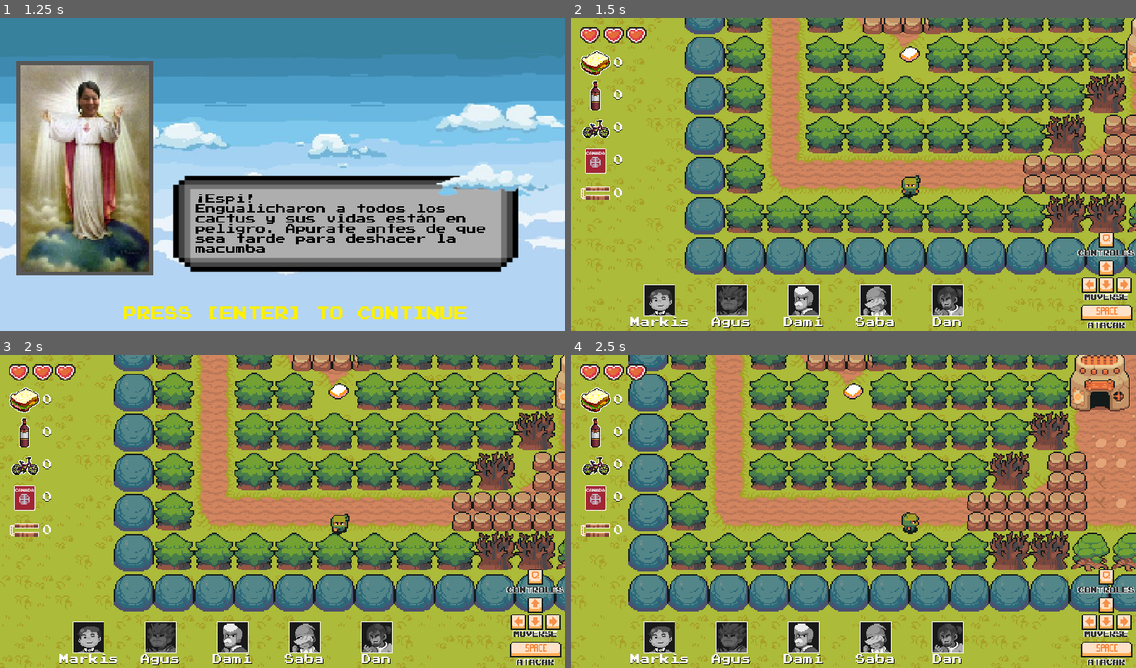
Above: before the commit, frames 1-4 (two rows, left to right).
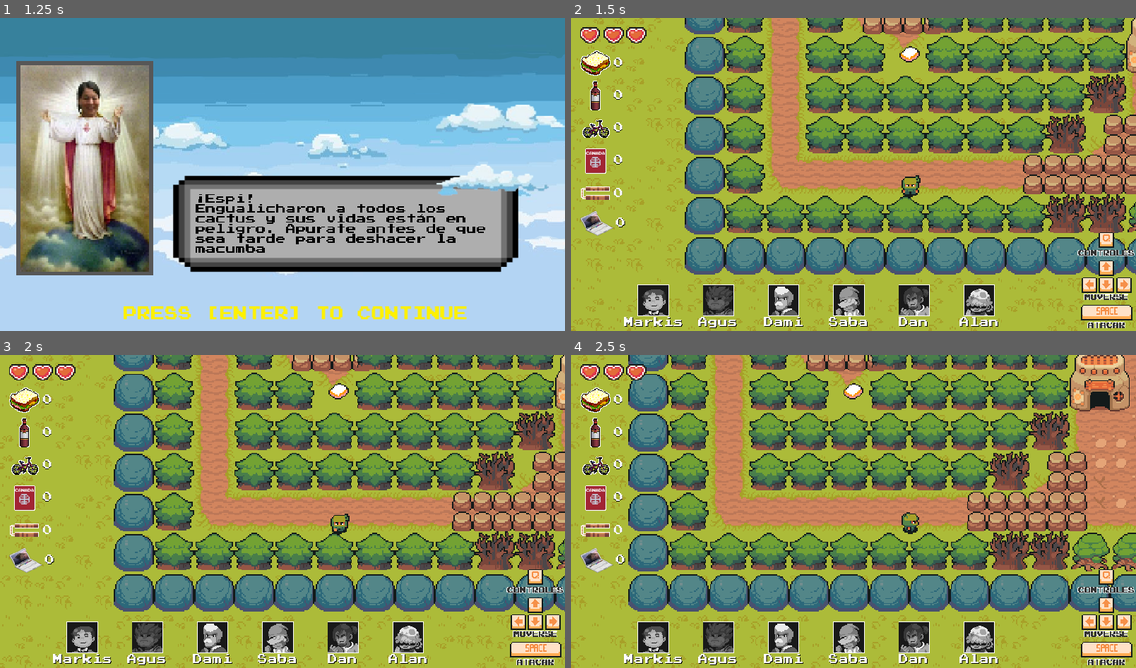
Above: after the commit, the same moments.

Repository: 12-cactus/espi-and-the-rescue-crusade
Game: Godot game, scene res://Main.tscn
The game is run twice, just before and just after one commit, with the same random seed, the same clock (stepped at 60 frames per second) and the same inputs.
Inputs:
- Up to frame 1 (1.25 s): tap Enter (start) at 0.5 s; hold Right (right) from 0.53 s (still down); tap Space (fire) at 0.6 s
- Up to frame 2 (1.5 s): tap Enter (start) at 1.25 s; release Right (right) at 1.28 s; hold Down (down) from 1.28 s (still down); tap Q (next_dialog) at 1.35 s
- Up to frame 3 (2 s): keep holding Down (down)
- Up to frame 4 (2.5 s): release Down (down) at 2.03 s; hold Right (right) from 2.03 s (still down); tap Enter (start) at 2.1 s

Frame 1 is identical in both runs. In frame 2, 6.0% of the frame differs, in the area x 1-76%, y 61-100%; in frame 3, 6.0%; in frame 4, 6.0%.

Commit message:
Se agrega a Alan - e2e

Diff:
--- a/GUI.gd
+++ b/GUI.gd
@@ -17,13 +17,16 @@
 	"Bike",
 	"Passport",
 	"Nunchaku",
+	"Mac"
 ]
+
 var cactus_to_save: Dictionary = {
 	"Markis": false,
 	"Agus": false,
 	"Dami": false,
 	"Saba": false,
 	"Dan": false,
+	"Alan": false
 }
 
 func _ready():
--- a/Main.gd
+++ b/Main.gd
@@ -10,6 +10,8 @@
 onready var Dami: CactusDefeatedStateMachine = $World/Cactus/Dami/DamiBody/StateMachine
 onready var Saba: CactusDefeatedStateMachine = $World/Cactus/Saba/SabaBody/StateMachine
 onready var Dan: CactusDefeatedStateMachine = $World/Cactus/Dan/DanBody/StateMachine
+onready var Alan: CactusDefeatedStateMachine = $World/Cactus/Alan/AlanBody/StateMachine
+
 
 onready var IntroMusic = load("res://assets/sound/Intro.ogg")
 onready var StoryMusic = load("res://assets/sound/StoryTelling.ogg")
@@ -21,7 +23,7 @@
 	Espi.connect("hit", GUI, "on_player_hit")
 	Espi.connect("item_collected", GUI, "on_item_collected")
 
-	for cactus in [Markis, Agus, Dami, Saba, Dan]:
+	for cactus in [Markis, Agus, Dami, Saba, Dan, Alan]:
 		cactus.connect("show_dialog", GUI, "on_show_dialog")
 		cactus.connect("leave_dialog", GUI, "on_leave_dialog")
 		cactus.connect("saved_cactus", GUI, "on_cactus_saved")
--- a/Main.tscn
+++ b/Main.tscn
@@ -25,7 +25,9 @@
 [ext_resource path="res://assets/GUI/Items/passport.png" type="Texture" id=23]
 [ext_resource path="res://assets/Actors/Dan/FacesetGrey.png" type="Texture" id=24]
 [ext_resource path="res://assets/GUI/Items/nunchaku.png" type="Texture" id=25]
+[ext_resource path="res://assets/GUI/mac.png" type="Texture" id=26]
 [ext_resource path="res://assets/Actors/Markis/FacesetGrey.png" type="Texture" id=27]
+[ext_resource path="res://assets/Actors/Alan/Faceset2.png" type="Texture" id=28]
 
 [node name="Main" type="Node"]
 script = ExtResource( 5 )
@@ -92,27 +94,33 @@
 }
 
 [node name="Sandwich" parent="GUI/ItemsToCollect" instance=ExtResource( 15 )]
+margin_bottom = 40.0
 texture = ExtResource( 17 )
 
 [node name="Wine" parent="GUI/ItemsToCollect" instance=ExtResource( 15 )]
-margin_top = 52.0
-margin_bottom = 100.0
+margin_top = 44.0
+margin_bottom = 84.0
 texture = ExtResource( 18 )
 
 [node name="Bike" parent="GUI/ItemsToCollect" instance=ExtResource( 15 )]
-margin_top = 104.0
-margin_bottom = 152.0
+margin_top = 88.0
+margin_bottom = 128.0
 texture = ExtResource( 22 )
 
 [node name="Passport" parent="GUI/ItemsToCollect" instance=ExtResource( 15 )]
-margin_top = 156.0
-margin_bottom = 204.0
+margin_top = 132.0
+margin_bottom = 172.0
 texture = ExtResource( 23 )
 
 [node name="Nunchaku" parent="GUI/ItemsToCollect" instance=ExtResource( 15 )]
-margin_top = 208.0
-margin_bottom = 256.0
+margin_top = 176.0
+margin_bottom = 216.0
 texture = ExtResource( 25 )
+
+[node name="Mac" parent="GUI/ItemsToCollect" instance=ExtResource( 15 )]
+margin_top = 220.0
+margin_bottom = 260.0
+texture = ExtResource( 26 )
 
 [node name="CactusToSave" type="HBoxContainer" parent="GUI"]
 margin_left = 80.0
@@ -125,32 +133,40 @@
 }
 
 [node name="Markis" parent="GUI/CactusToSave" instance=ExtResource( 16 )]
+margin_left = 0.0
+margin_right = 100.0
 Face = ExtResource( 27 )
 Name = "Markis"
 
 [node name="Agus" parent="GUI/CactusToSave" instance=ExtResource( 16 )]
-margin_left = 125.0
-margin_right = 225.0
+margin_left = 104.0
+margin_right = 204.0
 Face = ExtResource( 14 )
 Name = "Agus"
 
 [node name="Dami" parent="GUI/CactusToSave" instance=ExtResource( 16 )]
-margin_left = 240.0
-margin_right = 340.0
+margin_left = 208.0
+margin_right = 308.0
 Face = ExtResource( 20 )
 Name = "Dami"
 
 [node name="Saba" parent="GUI/CactusToSave" instance=ExtResource( 16 )]
-margin_left = 355.0
-margin_right = 455.0
+margin_left = 312.0
+margin_right = 412.0
 Face = ExtResource( 21 )
 Name = "Saba"
 
 [node name="Dan" parent="GUI/CactusToSave" instance=ExtResource( 16 )]
-margin_left = 470.0
-margin_right = 570.0
+margin_left = 416.0
+margin_right = 516.0
 Face = ExtResource( 24 )
 Name = "Dan"
+
+[node name="Alan" parent="GUI/CactusToSave" instance=ExtResource( 16 )]
+margin_left = 520.0
+margin_right = 620.0
+Face = ExtResource( 28 )
+Name = "Alan"
 
 [node name="World" parent="." instance=ExtResource( 1 )]
 position = Vector2( -541.849, -347.649 )
--- /dev/null
+++ b/entities/Alan.gd
@@ -0,0 +1,28 @@
+extends Node2D
+
+onready var body: KinematicBody2D = $AlanBody
+
+export (Texture) var faceset = null
+
+var amount_needed: int = 1
+var item_needed: String = "Mac"
+
+var DialogDying = [
+	"¡Espi AYUDAMEEEE!\n\n   (Q to continue ...)",
+	"¡necesito que encuentres mi MAC!"
+]
+var DialogVisited = [
+	"Espiiiii apurateee TENGO QUE CODEAR CHETO EN MI MAC",
+	"Arrrgh...#!#"
+]
+var DialogRescued = ["Gracias Espi, ¡Me salvaste!"]
+
+func _ready():
+	body.initialize(
+		faceset,
+		item_needed,
+		amount_needed
+	)
+	body.State.DialogDying = DialogDying
+	body.State.DialogVisited = DialogVisited
+	body.State.DialogRescued = DialogRescued
--- a/entities/ItemCount.tscn
+++ b/entities/ItemCount.tscn
@@ -1,7 +1,7 @@
 [gd_scene load_steps=4 format=2]
 
 [ext_resource path="res://assets/Font/PressStart2P.tres" type="DynamicFont" id=1]
-[ext_resource path="res://assets/GUI/Items/Sandwich.png" type="Texture" id=2]
+[ext_resource path="res://assets/GUI/mac.png" type="Texture" id=2]
 [ext_resource path="res://entities/ItemCount.gd" type="Script" id=3]
 
 [node name="ItemCount" type="HBoxContainer"]
@@ -13,15 +13,15 @@
 }
 
 [node name="Item" type="TextureRect" parent="."]
-margin_right = 48.0
+margin_right = 52.0
 margin_bottom = 48.0
 texture = ExtResource( 2 )
 stretch_mode = 3
 
 [node name="Label" type="Label" parent="."]
-margin_left = 52.0
+margin_left = 56.0
 margin_top = 16.0
-margin_right = 68.0
+margin_right = 72.0
 margin_bottom = 32.0
 custom_fonts/font = ExtResource( 1 )
 custom_colors/font_color = Color( 1, 1, 1, 1 )
--- a/entities/World.tscn
+++ b/entities/World.tscn
@@ -18,7 +18,7 @@
 [ext_resource path="res://entities/Dami.gd" type="Script" id=16]
 [ext_resource path="res://entities/World/Bike.tscn" type="PackedScene" id=17]
 [ext_resource path="res://entities/World/Passport.tscn" type="PackedScene" id=18]
-[ext_resource path="res://assets/Actors/Dan/SpriteSheet.png" type="Texture" id=19]
+[ext_resource path="res://assets/Actors/Alan/SpriteSheet.png" type="Texture" id=19]
 [ext_resource path="res://entities/Dan.gd" type="Script" id=20]
 [ext_resource path="res://entities/World/Nunchaku.tscn" type="PackedScene" id=21]
 [ext_resource path="res://assets/Actors/Agus/Faceset.png" type="Texture" id=22]
@@ -26,6 +26,10 @@
 [ext_resource path="res://assets/Actors/Dami/Faceset.png" type="Texture" id=24]
 [ext_resource path="res://assets/Actors/Saba/Faceset.png" type="Texture" id=25]
 [ext_resource path="res://assets/Actors/Dan/Faceset.png" type="Texture" id=26]
+[ext_resource path="res://entities/Alan.gd" type="Script" id=27]
+[ext_resource path="res://entities/World/Mac.tscn" type="PackedScene" id=28]
+[ext_resource path="res://assets/Actors/Alan/Faceset.png" type="Texture" id=29]
+[ext_resource path="res://assets/Actors/Dan/SpriteSheet.png" type="Texture" id=30]
 
 [sub_resource type="AtlasTexture" id=1]
 atlas = ExtResource( 8 )
@@ -143,30 +147,59 @@
 "speed": 5.0
 } ]
 
-[sub_resource type="AtlasTexture" id=21]
+[sub_resource type="AtlasTexture" id=62]
+atlas = ExtResource( 30 )
+region = Rect2( 0, 0, 16, 16 )
+
+[sub_resource type="AtlasTexture" id=59]
+atlas = ExtResource( 30 )
+region = Rect2( 0, 64, 16, 16 )
+
+[sub_resource type="AtlasTexture" id=60]
+atlas = ExtResource( 30 )
+region = Rect2( 32, 64, 16, 16 )
+
+[sub_resource type="AtlasTexture" id=61]
+atlas = ExtResource( 30 )
+region = Rect2( 48, 64, 16, 16 )
+
+[sub_resource type="SpriteFrames" id=25]
+animations = [ {
+"frames": [ SubResource( 62 ) ],
+"loop": true,
+"name": "idle",
+"speed": 5.0
+}, {
+"frames": [ SubResource( 59 ), SubResource( 60 ), SubResource( 61 ) ],
+"loop": true,
+"name": "dancing",
+"speed": 5.0
+} ]
+
+[sub_resource type="AtlasTexture" id=64]
 atlas = ExtResource( 19 )
 region = Rect2( 0, 0, 16, 16 )
 
-[sub_resource type="AtlasTexture" id=22]
+[sub_resource type="AtlasTexture" id=65]
 atlas = ExtResource( 19 )
 region = Rect2( 0, 64, 16, 16 )
 
-[sub_resource type="AtlasTexture" id=23]
+[sub_resource type="AtlasTexture" id=66]
 atlas = ExtResource( 19 )
 region = Rect2( 32, 64, 16, 16 )
 
-[sub_resource type="AtlasTexture" id=24]
+[sub_resource type="AtlasTexture" id=67]
 atlas = ExtResource( 19 )
 region = Rect2( 48, 64, 16, 16 )
 
-[sub_resource type="SpriteFrames" id=25]
-animations = [ {
-"frames": [ SubResource( 21 ) ],
+[sub_resource type="SpriteFrames" id=63]
+animations = [ {
+"frames": [ SubResource( 64 ) ],
 "loop": true,
 "name": "idle",
 "speed": 5.0
 }, {
-"frames": [ SubResource( 22 ), SubResource( 23 ), SubResource( 24 ) ],
+"frames": [ SubResource( 65 ), SubResource( 66 ), SubResource( 67 ) ],
 "loop": true,
 "name": "dancing",
 "speed": 5.0
@@ -214,92 +247,92 @@
 
 [sub_resource type="AtlasTexture" id=36]
 atlas = ExtResource( 13 )
+region = Rect2( 48, 0, 16, 16 )
+
+[sub_resource type="AtlasTexture" id=37]
+atlas = ExtResource( 13 )
+region = Rect2( 48, 16, 16, 16 )
+
+[sub_resource type="AtlasTexture" id=38]
+atlas = ExtResource( 13 )
+region = Rect2( 48, 32, 16, 16 )
+
+[sub_resource type="AtlasTexture" id=39]
+atlas = ExtResource( 13 )
+region = Rect2( 48, 48, 16, 16 )
+
+[sub_resource type="AtlasTexture" id=40]
+atlas = ExtResource( 13 )
 region = Rect2( 16, 0, 16, 16 )
 
-[sub_resource type="AtlasTexture" id=37]
-atlas = ExtResource( 13 )
-region = Rect2( 0, 0, 16, 16 )
-
-[sub_resource type="AtlasTexture" id=38]
-atlas = ExtResource( 13 )
-region = Rect2( 0, 0, 16, 16 )
-
-[sub_resource type="AtlasTexture" id=39]
+[sub_resource type="AtlasTexture" id=41]
+atlas = ExtResource( 13 )
+region = Rect2( 0, 0, 16, 16 )
+
+[sub_resource type="AtlasTexture" id=42]
+atlas = ExtResource( 13 )
+region = Rect2( 0, 0, 16, 16 )
+
+[sub_resource type="AtlasTexture" id=43]
 atlas = ExtResource( 13 )
 region = Rect2( 0, 16, 16, 16 )
 
-[sub_resource type="AtlasTexture" id=40]
+[sub_resource type="AtlasTexture" id=44]
 atlas = ExtResource( 13 )
 region = Rect2( 0, 32, 16, 16 )
 
-[sub_resource type="AtlasTexture" id=41]
+[sub_resource type="AtlasTexture" id=45]
 atlas = ExtResource( 13 )
 region = Rect2( 0, 48, 16, 16 )
 
-[sub_resource type="AtlasTexture" id=42]
+[sub_resource type="AtlasTexture" id=46]
 atlas = ExtResource( 13 )
 region = Rect2( 32, 0, 16, 16 )
 
-[sub_resource type="AtlasTexture" id=43]
+[sub_resource type="AtlasTexture" id=47]
 atlas = ExtResource( 13 )
 region = Rect2( 16, 0, 16, 16 )
 
-[sub_resource type="AtlasTexture" id=44]
+[sub_resource type="AtlasTexture" id=48]
 atlas = ExtResource( 13 )
 region = Rect2( 16, 16, 16, 16 )
 
-[sub_resource type="AtlasTexture" id=45]
+[sub_resource type="AtlasTexture" id=49]
 atlas = ExtResource( 13 )
 region = Rect2( 16, 32, 16, 16 )
 
-[sub_resource type="AtlasTexture" id=46]
+[sub_resource type="AtlasTexture" id=50]
 atlas = ExtResource( 13 )
 region = Rect2( 16, 48, 16, 16 )
 
-[sub_resource type="AtlasTexture" id=47]
+[sub_resource type="AtlasTexture" id=51]
 atlas = ExtResource( 13 )
 region = Rect2( 16, 64, 16, 16 )
 
-[sub_resource type="AtlasTexture" id=48]
+[sub_resource type="AtlasTexture" id=52]
 atlas = ExtResource( 13 )
 region = Rect2( 16, 80, 16, 16 )
 
-[sub_resource type="AtlasTexture" id=49]
+[sub_resource type="AtlasTexture" id=53]
 atlas = ExtResource( 13 )
 region = Rect2( 48, 0, 16, 16 )
 
-[sub_resource type="AtlasTexture" id=50]
+[sub_resource type="AtlasTexture" id=54]
 atlas = ExtResource( 13 )
 region = Rect2( 32, 0, 16, 16 )
 
-[sub_resource type="AtlasTexture" id=51]
+[sub_resource type="AtlasTexture" id=55]
 atlas = ExtResource( 13 )
 region = Rect2( 32, 16, 16, 16 )
 
-[sub_resource type="AtlasTexture" id=52]
+[sub_resource type="AtlasTexture" id=56]
 atlas = ExtResource( 13 )
 region = Rect2( 32, 32, 16, 16 )
 
-[sub_resource type="AtlasTexture" id=53]
+[sub_resource type="AtlasTexture" id=57]
 atlas = ExtResource( 13 )
 region = Rect2( 32, 48, 16, 16 )
 
-[sub_resource type="AtlasTexture" id=54]
-atlas = ExtResource( 13 )
-region = Rect2( 48, 0, 16, 16 )
-
-[sub_resource type="AtlasTexture" id=55]
-atlas = ExtResource( 13 )
-region = Rect2( 48, 16, 16, 16 )
-
-[sub_resource type="AtlasTexture" id=56]
-atlas = ExtResource( 13 )
-region = Rect2( 48, 32, 16, 16 )
-
-[sub_resource type="AtlasTexture" id=57]
-atlas = ExtResource( 13 )
-region = Rect2( 48, 48, 16, 16 )
-
 [sub_resource type="SpriteFrames" id=58]
 animations = [ {
 "frames": [ SubResource( 26 ), SubResource( 27 ), SubResource( 28 ), SubResource( 29 ), SubResource( 30 ), SubResource( 31 ), SubResource( 32 ), SubResource( 33 ), SubResource( 34 ), SubResource( 35 ) ],
@@ -307,44 +340,44 @@
 "name": "death",
 "speed": 5.0
 }, {
-"frames": [ SubResource( 36 ) ],
+"frames": [ SubResource( 36 ), SubResource( 37 ), SubResource( 38 ), SubResource( 39 ) ],
+"loop": true,
+"name": "walk_right",
+"speed": 5.0
+}, {
+"frames": [ SubResource( 40 ) ],
 "loop": true,
 "name": "idle_up",
 "speed": 5.0
 }, {
-"frames": [ SubResource( 37 ) ],
+"frames": [ SubResource( 41 ) ],
 "loop": true,
 "name": "idle_down",
 "speed": 5.0
 }, {
-"frames": [ SubResource( 38 ), SubResource( 39 ), SubResource( 40 ), SubResource( 41 ) ],
+"frames": [ SubResource( 42 ), SubResource( 43 ), SubResource( 44 ), SubResource( 45 ) ],
 "loop": true,
 "name": "walk_down",
 "speed": 5.0
 }, {
-"frames": [ SubResource( 42 ) ],
+"frames": [ SubResource( 46 ) ],
 "loop": true,
 "name": "idle_left",
 "speed": 5.0
 }, {
-"frames": [ SubResource( 43 ), SubResource( 44 ), SubResource( 45 ), SubResource( 46 ), SubResource( 47 ), SubResource( 48 ) ],
+"frames": [ SubResource( 47 ), SubResource( 48 ), SubResource( 49 ), SubResource( 50 ), SubResource( 51 ), SubResource( 52 ) ],
 "loop": true,
 "name": "walk_up",
 "speed": 5.0
 }, {
-"frames": [ SubResource( 49 ) ],
+"frames": [ SubResource( 53 ) ],
 "loop": true,
 "name": "idle_right",
 "speed": 5.0
 }, {
-"frames": [ SubResource( 50 ), SubResource( 51 ), SubResource( 52 ), SubResource( 53 ) ],
+"frames": [ SubResource( 54 ), SubResource( 55 ), SubResource( 56 ), SubResource( 57 ) ],
 "loop": true,
 "name": "walk_left",
-"speed": 5.0
-}, {
-"frames": [ SubResource( 54 ), SubResource( 55 ), SubResource( 56 ), SubResource( 57 ) ],
-"loop": true,
-"name": "walk_right",
 "speed": 5.0
 } ]
 
@@ -397,6 +430,13 @@
 scale = Vector2( 0.113447, 0.155024 )
 z_index = 2
 
+[node name="Mac" type="YSort" parent="Items"]
+position = Vector2( 554.139, 446.34 )
+
+[node name="Mac" parent="Items/Mac" groups=[
+"collectables",
+] instance=ExtResource( 28 )]
+
 [node name="Cactus" type="Node2D" parent="."]
 
 [node name="Markis" type="Node2D" parent="Cactus"]
@@ -455,6 +495,18 @@
 frames = SubResource( 25 )
 animation = "dancing"
 
+[node name="Alan" type="Node2D" parent="Cactus"]
+position = Vector2( 575.173, 383.449 )
+z_index = 2
+script = ExtResource( 27 )
+faceset = ExtResource( 29 )
+
+[node name="AlanBody" parent="Cactus/Alan" instance=ExtResource( 3 )]
+
+[node name="Sprite" type="AnimatedSprite" parent="Cactus/Alan/AlanBody"]
+frames = SubResource( 63 )
+animation = "dancing"
+
 [node name="Enemies" type="Node2D" parent="."]
 position = Vector2( 748.081, 213.735 )
 
--- /dev/null
+++ b/entities/World/Mac.gd
@@ -0,0 +1,21 @@
+extends Sprite
+
+var collectable_name: String = "Mac"
+var player_over: KinematicBody2D = null
+
+func _physics_process(delta):
+	if player_over != null && Input.is_action_just_pressed("pick_up"):
+		player_over.picked(self)
+
+func _on_Area2D_body_entered(body):
+	if body.is_in_group("Player"):
+		player_over = body
+
+func _on_Area2D_body_exited(body):
+	if body.is_in_group("Player"):
+		player_over = null
+
+func remove():
+	set_physics_process(false)
+	get_parent().remove_child(self)
+	queue_free()
--- /dev/null
+++ b/entities/World/Mac.tscn
@@ -0,0 +1,23 @@
+[gd_scene load_steps=4 format=2]
+
+[ext_resource path="res://assets/articles/mac.png" type="Texture" id=1]
+[ext_resource path="res://entities/World/Mac.gd" type="Script" id=2]
+
+[sub_resource type="CircleShape2D" id=1]
+radius = 118.341
+
+[node name="Mac" type="Sprite" groups=[
+"Mac",
+]]
+position = Vector2( -102.119, -79.7728 )
+scale = Vector2( 0.0841362, 0.0777705 )
+texture = ExtResource( 1 )
+script = ExtResource( 2 )
+
+[node name="Area2D" type="Area2D" parent="."]
+
+[node name="CollisionShape2D" type="CollisionShape2D" parent="Area2D"]
+shape = SubResource( 1 )
+
+[connection signal="body_entered" from="Area2D" to="." method="_on_Area2D_body_entered"]
+[connection signal="body_exited" from="Area2D" to="." method="_on_Area2D_body_exited"]
Not shown: 1 places in Main.tscn that only renumber resources
Binary file added: assets/Actors/Alan/Faceset.png
Not shown, added: assets/Actors/Alan/Faceset.png.import
Binary file added: assets/Actors/Alan/Faceset2.png
Not shown, added: assets/Actors/Alan/Faceset2.png.import
Binary file added: assets/Actors/Alan/SpriteSheet.png
Not shown, added: assets/Actors/Alan/SpriteSheet.png.import
Binary file added: assets/GUI/mac.png
Not shown, added: assets/GUI/mac.png.import
Binary file added: assets/articles/mac.png
Not shown, added: assets/articles/mac.png.import
Not shown: 1 places in entities/World.tscn that only renumber resources
